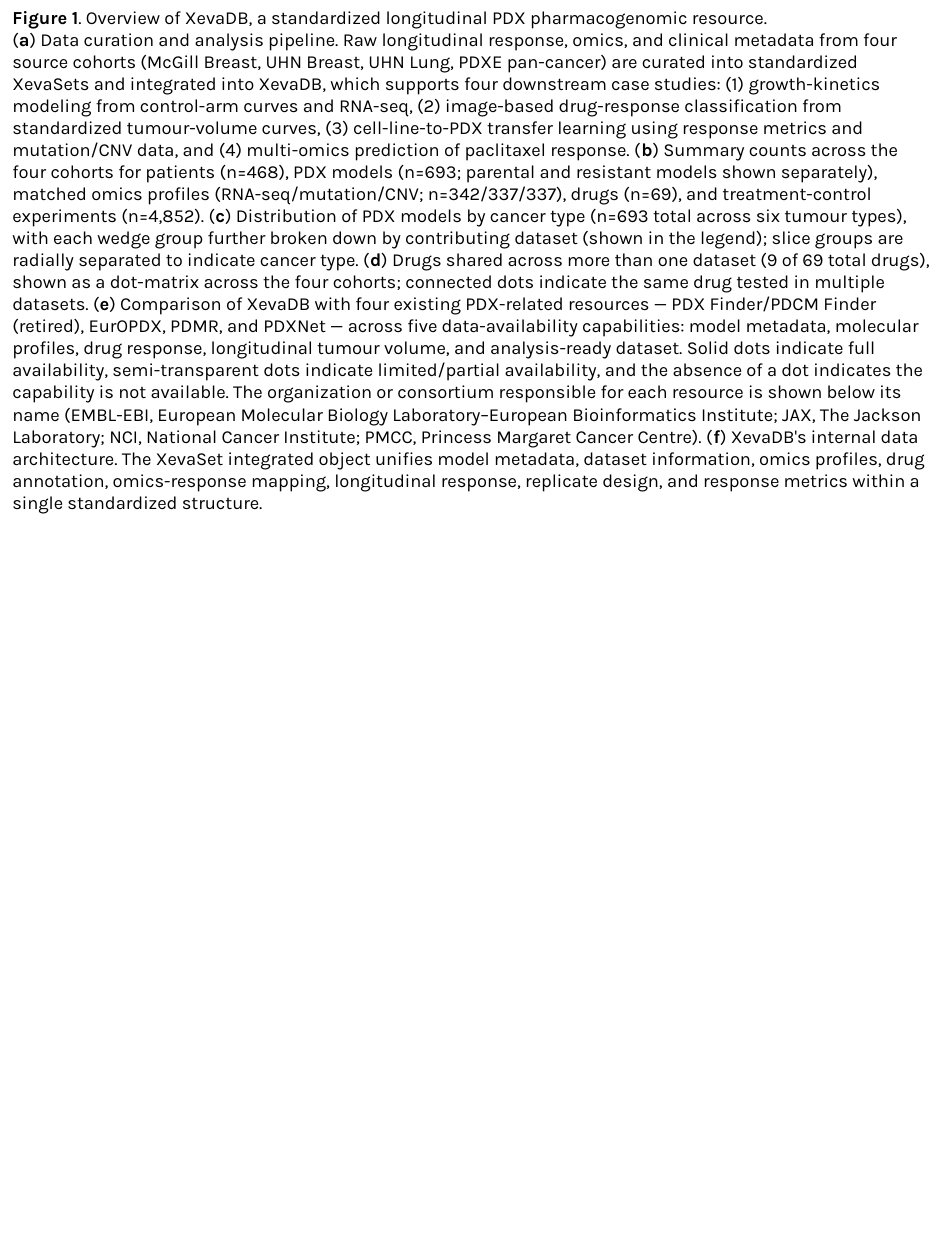
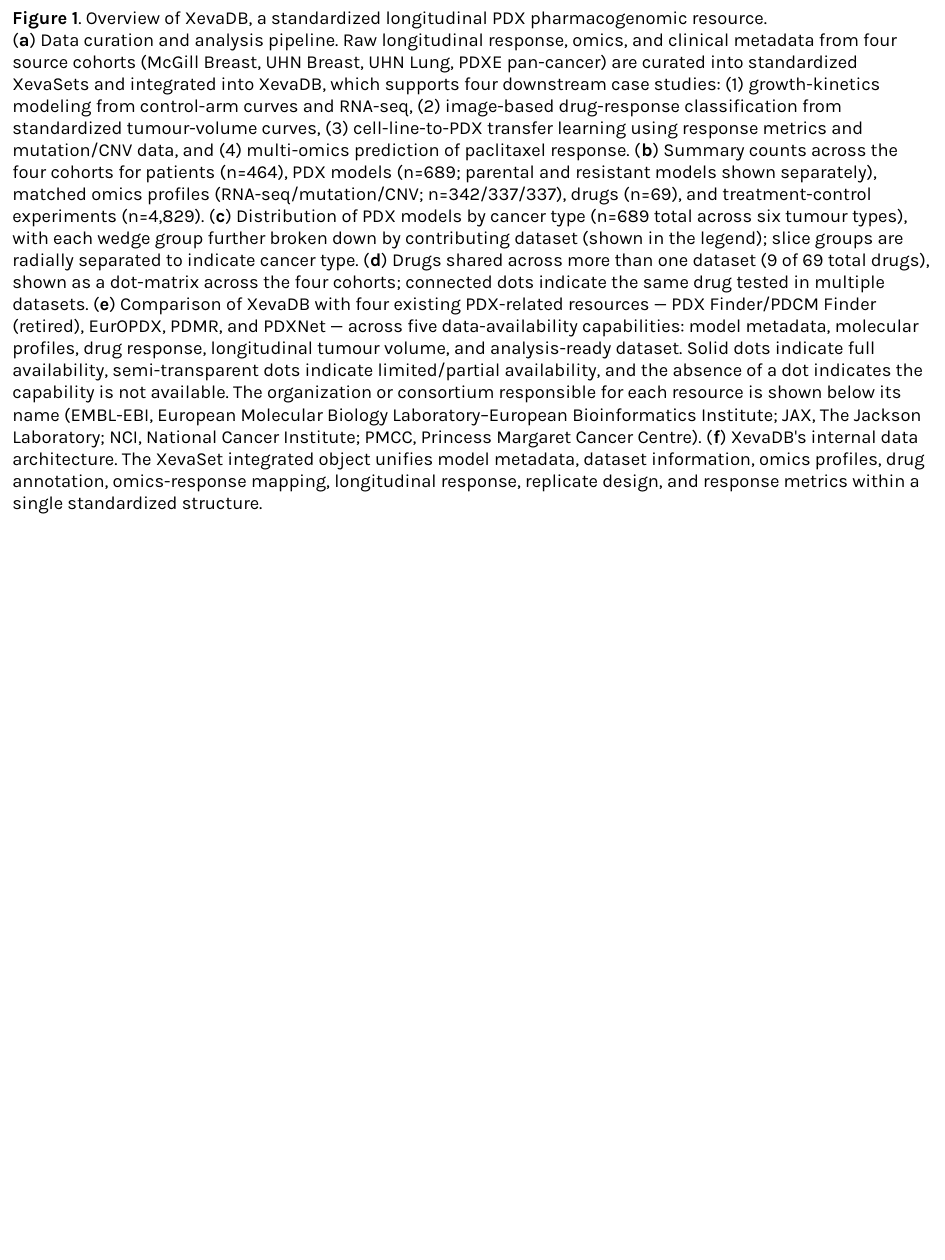
Before and after one commit to guanqiaofeng/XevaDB_case_study, a slide deck: slide 2 of figures/Figures.pptx. Drawn at 945x1260 pixels with LibreOffice and Linux fonts; fonts in the diff are those of the drawing. Boxes give left, top, right and bottom in pixels: in the first picture for what was removed or moved away, otherwise in the second. Text is boxed around its words. In the diff, an @@ line names an element or a change of style, - is before the commit and + after.

```diff
--- a/figures/Figures.pptx
+++ b/figures/Figures.pptx
@@ text at [12,33,930,514]: text changed @@
-(a) Data curation and analysis pipeline. Raw longitudinal response, omics, and clinical metadata from four source cohorts (McGill Breast, UHN Breast, UHN Lung, PDXE pan-cancer) are curated into standardized XevaSets and integrated into XevaDB, which supports four downstream case studies: (1) growth-kinetics modeling from control-arm curves and RNA-seq, (2) image-based drug-response classification from standardized tumour-volume curves, (3) cell-line-to-PDX transfer learning using response metrics and mutation/CNV data, and (4) multi-omics prediction of paclitaxel response. (b) Summary counts across the four cohorts for patients (n=468), PDX models (n=693; parental and resistant models shown separately), matched omics profiles (RNA-seq/mutation/CNV; n=342/337/337), drugs (n=69), and treatment-control experiments (n=4,852). (c) Distribution of PDX models by cancer type (n=693 total across six tumour types), with each wedge group further broken down by contributing dataset (shown in the legend); slice groups are radially separated to indicate cancer type. (d) Drugs shared across more than one dataset (9 of 69 total drugs), shown as a dot-matrix across the four cohorts; connected dots indicate the same drug tested in multiple datasets. (e) Comparison of XevaDB with four existing PDX-related resources — PDX Finder/PDCM Finder (retired), EurOPDX, PDMR, and PDXNet — across five data-availability capabilities: model metadata, molecular profiles, drug response, longitudinal tumour volume, and analysis-ready dataset. Solid dots indicate full availability, semi-transparent dots indicate limited/partial availability, and the absence of a dot indicates the capability is not available. The organization or consortium responsible for each resource is shown below its name (EMBL-EBI, European Molecular Biology Laboratory–European Bioinformatics Institute; JAX, The Jackson Laboratory; NCI, National Cancer Institute; PMCC, Princess Margaret Cancer Centre). (f) XevaDB's internal data architecture. The XevaSet integrated object unifies model metadata, dataset information, omics profiles, drug annotation, omics-response mapping, longitudinal response, replicate design, and response metrics within a single standardized structure.
+(a) Data curation and analysis pipeline. Raw longitudinal response, omics, and clinical metadata from four source cohorts (McGill Breast, UHN Breast, UHN Lung, PDXE pan-cancer) are curated into standardized XevaSets and integrated into XevaDB, which supports four downstream case studies: (1) growth-kinetics modeling from control-arm curves and RNA-seq, (2) image-based drug-response classification from standardized tumour-volume curves, (3) cell-line-to-PDX transfer learning using response metrics and mutation/CNV data, and (4) multi-omics prediction of paclitaxel response. (b) Summary counts across the four cohorts for patients (n=464), PDX models (n=689; parental and resistant models shown separately), matched omics profiles (RNA-seq/mutation/CNV; n=342/337/337), drugs (n=69), and treatment-control experiments (n=4,829). (c) Distribution of PDX models by cancer type (n=689 total across six tumour types), with each wedge group further broken down by contributing dataset (shown in the legend); slice groups are radially separated to indicate cancer type. (d) Drugs shared across more than one dataset (9 of 69 total drugs), shown as a dot-matrix across the four cohorts; connected dots indicate the same drug tested in multiple datasets. (e) Comparison of XevaDB with four existing PDX-related resources — PDX Finder/PDCM Finder (retired), EurOPDX, PDMR, and PDXNet — across five data-availability capabilities: model metadata, molecular profiles, drug response, longitudinal tumour volume, and analysis-ready dataset. Solid dots indicate full availability, semi-transparent dots indicate limited/partial availability, and the absence of a dot indicates the capability is not available. The organization or consortium responsible for each resource is shown below its name (EMBL-EBI, European Molecular Biology Laboratory–European Bioinformatics Institute; JAX, The Jackson Laboratory; NCI, National Cancer Institute; PMCC, Princess Margaret Cancer Centre). (f) XevaDB's internal data architecture. The XevaSet integrated object unifies model metadata, dataset information, omics profiles, drug annotation, omics-response mapping, longitudinal response, replicate design, and response metrics within a single standardized structure.
```
Also in this commit, not shown: 1 other slide changed, 2 other files.
